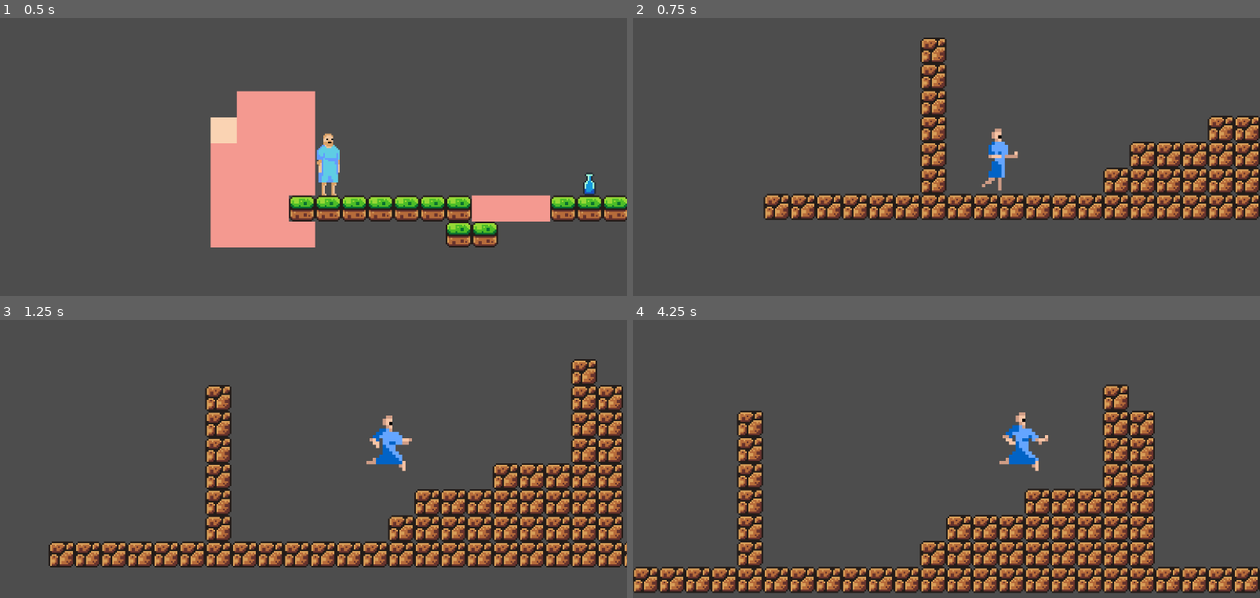
Above: before the commit, frames 1-4 (two rows, left to right).
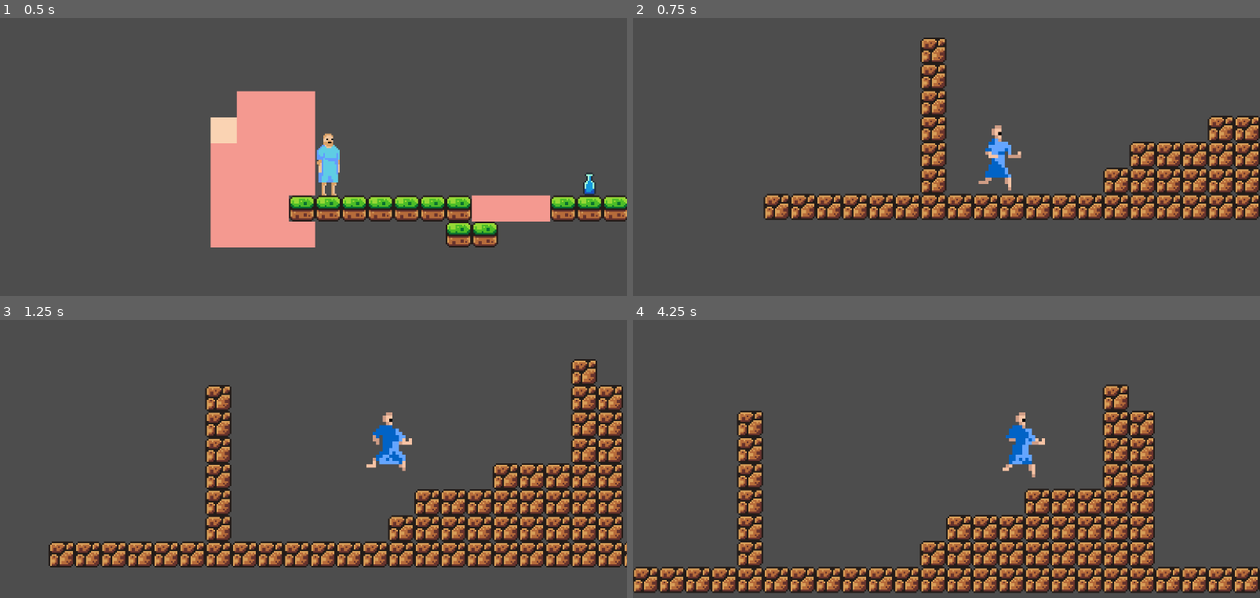
Above: after the commit, the same moments.

Repository: BlackHole55/visual-jam-2025
Game: Godot game, scene res://scenes/first_normal_scene/first_location_normal.tscn
Two runs of this game, one before a commit and one after it. Both use one fixed random seed, a clock stepped at 60 frames per second and the inputs below.
Inputs:
- Up to frame 1 (0.5 s): no input
- Up to frame 2 (0.75 s): tap Enter at 0.5 s; hold Right (right) from 0.53 s (still down); hold E (distortion) from 0.53 s (still down)
- Up to frame 3 (1.25 s): keep holding Right (right); keep holding E (distortion); tap W (jump) at 0.77 s
- Up to frame 4 (4.25 s): release E (distortion) at 1.28 s; tap E (distortion) at 1.35, 2.3, 2.85 s; tap W (jump) at 1.52, 3.02, 3.77 s; release Right (right) at 2.03 s; hold A (left) 2.03-2.78 s; hold Shift (sprint) 2.03-2.78 s; hold Right (right) from 2.78 s (still down); hold E (distortion) from 3.53 s (still down)

Frame 1 is identical in both runs. In frame 2, 0.4% of the frame differs, in the area x 55-62%, y 38-63%; in frame 3, 0.5%, in the area x 58-66%, y 33-55%; in frame 4, 0.5%.

Commit message:
fix: increased running animation for both characters

Diff:
--- a/scenes/first_distorted_scene/first_location_distorted.tscn
+++ b/scenes/first_distorted_scene/first_location_distorted.tscn
@@ -142,45 +142,45 @@
 "speed": 12.0
 }, {
 "frames": [{
-"duration": 1.8,
+"duration": 1.0,
 "texture": SubResource("AtlasTexture_kyxrv")
 }, {
-"duration": 1.8,
+"duration": 1.0,
 "texture": SubResource("AtlasTexture_aodii")
 }, {
-"duration": 1.8,
+"duration": 1.0,
 "texture": SubResource("AtlasTexture_1adqf")
 }, {
-"duration": 1.8,
+"duration": 1.0,
 "texture": SubResource("AtlasTexture_ra4lh")
 }, {
-"duration": 1.8,
+"duration": 1.0,
 "texture": SubResource("AtlasTexture_74m0s")
 }, {
-"duration": 1.8,
+"duration": 1.0,
 "texture": SubResource("AtlasTexture_23vub")
 }, {
-"duration": 1.8,
+"duration": 1.0,
 "texture": SubResource("AtlasTexture_h5m7p")
 }, {
-"duration": 1.8,
+"duration": 1.0,
 "texture": SubResource("AtlasTexture_3dfvx")
 }, {
-"duration": 1.8,
+"duration": 1.0,
 "texture": SubResource("AtlasTexture_dfjen")
 }, {
-"duration": 1.8,
+"duration": 1.0,
 "texture": SubResource("AtlasTexture_e4xt4")
 }, {
-"duration": 1.8,
+"duration": 1.0,
 "texture": SubResource("AtlasTexture_w2jsf")
 }, {
-"duration": 1.8,
+"duration": 1.0,
 "texture": SubResource("AtlasTexture_76278")
 }],
 "loop": true,
 "name": &"distorted_running",
-"speed": 12.0
+"speed": 15.0
 }]
 
 [sub_resource type="TileSetAtlasSource" id="TileSetAtlasSource_wssrd"]
@@ -365,8 +365,9 @@
 [node name="animation_of_character_distorted" type="AnimatedSprite2D" parent="first_distorted_character"]
 position = Vector2(8, -19)
 sprite_frames = SubResource("SpriteFrames_wssrd")
-animation = &"distorted_idle"
+animation = &"distorted_running"
 autoplay = "distorted_idle"
+frame_progress = 0.691713
 
 [node name="Area2D_distorted" type="Area2D" parent="first_distorted_character"]
 
--- a/scenes/first_normal_scene/first_location_normal.tscn
+++ b/scenes/first_normal_scene/first_location_normal.tscn
@@ -225,7 +225,7 @@
 }],
 "loop": true,
 "name": &"idle_normal",
-"speed": 12.0
+"speed": 15.0
 }, {
 "frames": [{
 "duration": 1.0,
